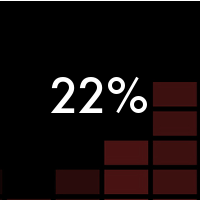
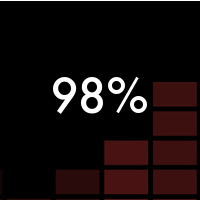
Layered file, before and after one edit (200x200). Changes by layer:
renamed "22%" to "98%", painted on it over [51, 77, 103, 114]
